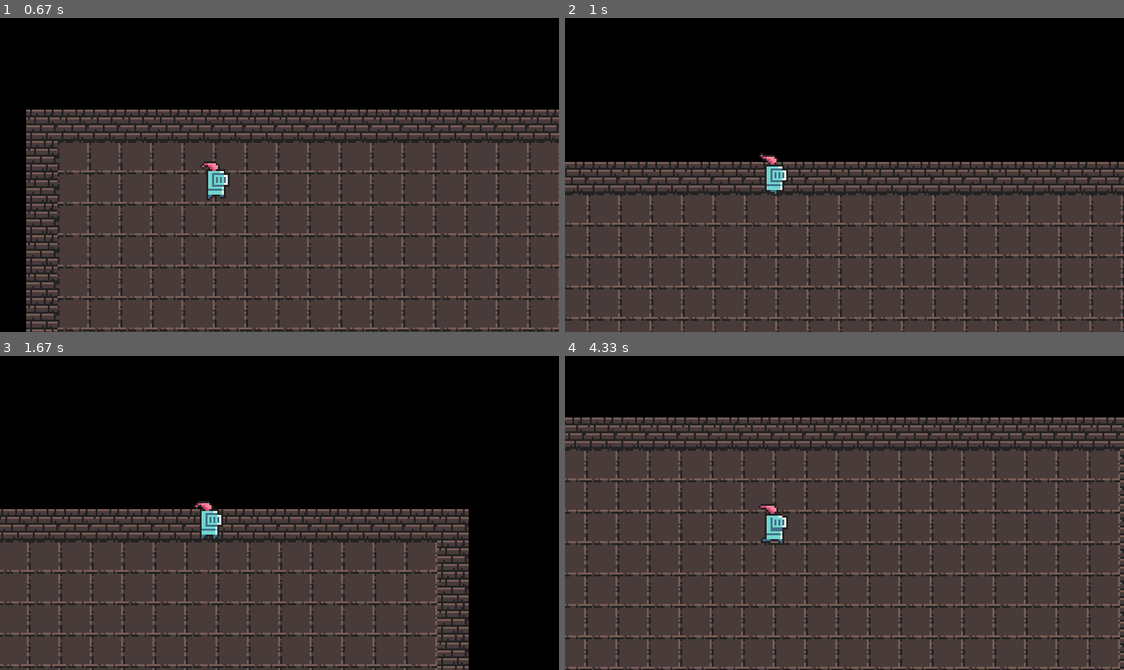
Above: before the commit, frames 1-4 (two rows, left to right).
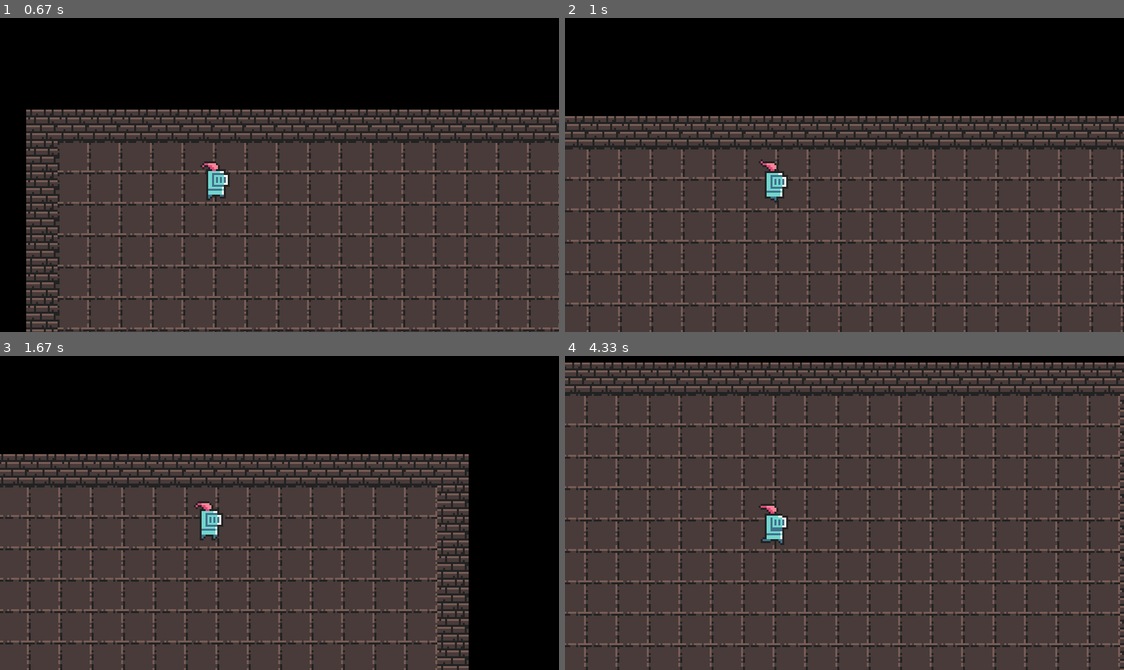
Above: after the commit, the same moments.

Repository: Luc4sKr/Programacao-II
Game: pygame game, started from pygame/004-wall-collide/main.py
The game is run twice, just before and just after one commit, with the same random seed, the same clock (stepped at 60 frames per second) and the same inputs.
Inputs:
- Up to frame 1 (0.67 s): hold D from 0.33 s (still down)
- Up to frame 2 (1 s): release D at 0.8 s; hold W from 0.83 s (still down)
- Up to frame 3 (1.67 s): release W at 1.13 s; hold D 1.17-1.63 s
- Up to frame 4 (4.33 s): hold A 1.67-2.2 s; hold S 2.23-2.53 s; hold A 2.57-2.97 s; hold W 3-3.37 s; hold D 3.4-4.03 s; hold S from 4.07 s (still down)

Frame 1 is identical in both runs. In frame 2, 30% of the frame differs, in the area x 0-100%, y 31-100%; in frame 3, 27%; in frame 4, 38%, in the area x 0-100%, y 2-100%.

Commit message:
pygame | wall collide

Diff:
--- a/pygame/004-wall-collide/src/entity.py
+++ b/pygame/004-wall-collide/src/entity.py
@@ -21,20 +21,22 @@
 
         self.hitbox = get_mask_rect(self.image, *self.rect.topleft)
 
-    def wall_collision(self):
+    def wall_collision(self, direction):
         collide_points = (self.rect.midbottom, self.rect.bottomleft, self.rect.bottomright)
         for wall in self.game.map.wall_sprites:
-            for point in collide_points:
-                if wall.rect.collidepoint(point):
+
+            if wall.rect.colliderect(self.rect):
+                if direction == "horizontal":
                     if self.direction.x > 0: # moving right
                         self.rect.right = wall.rect.left
                     if self.direction.x < 0: # moving left
                         self.rect.left = wall.rect.right
 
+                if direction == "vertical":
                     if self.direction.y > 0: # moving down
                         self.rect.bottom = wall.rect.top
                     if self.direction.y < 0: # moving up
-                        self.rect.bottom = wall.rect.bottom
+                        self.rect.top = wall.rect.bottom
 
 
 
--- a/pygame/004-wall-collide/src/player.py
+++ b/pygame/004-wall-collide/src/player.py
@@ -45,10 +45,10 @@
             self.is_running = True
 
         self.rect.x += self.direction.x * self.speed
+        super().wall_collision("horizontal")
+
         self.rect.y += self.direction.y * self.speed
-
-        super().wall_collision()
-        #self.rect.center = self.pos
+        super().wall_collision("vertical")
 
 
     def animation_control(self):
